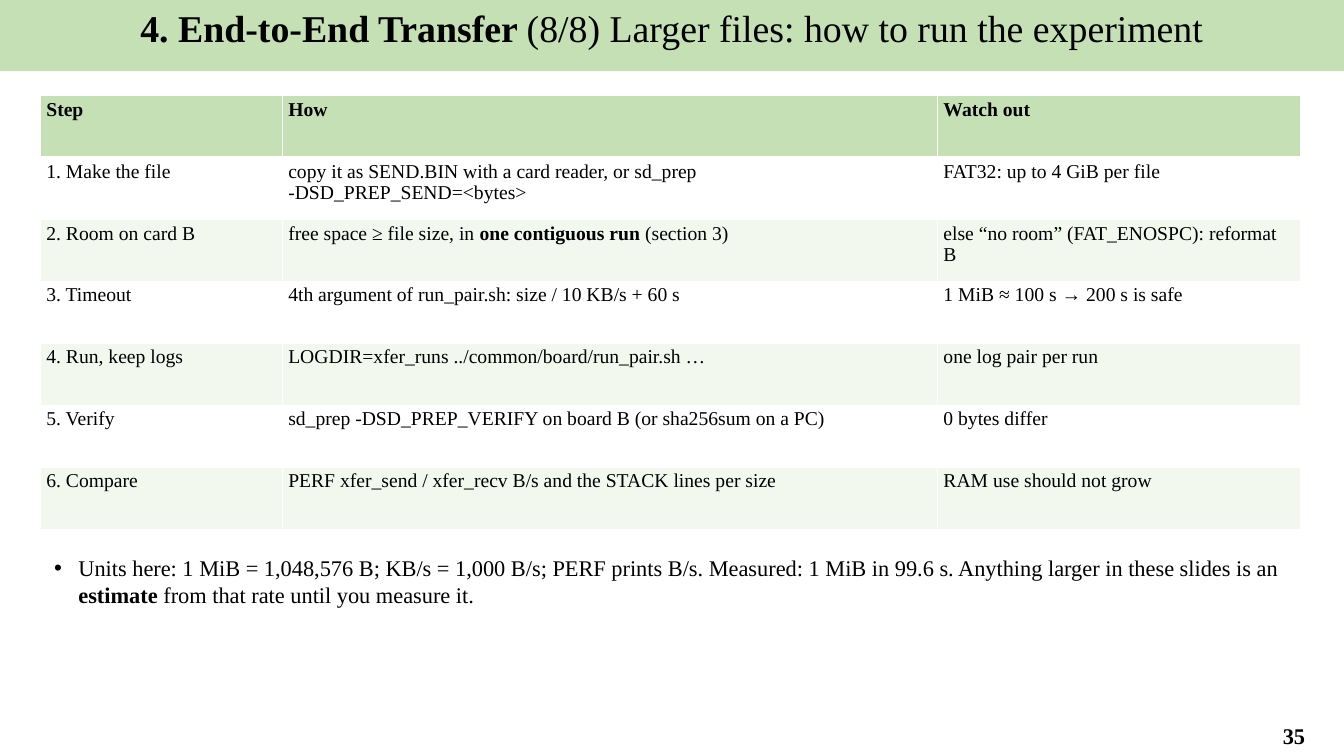
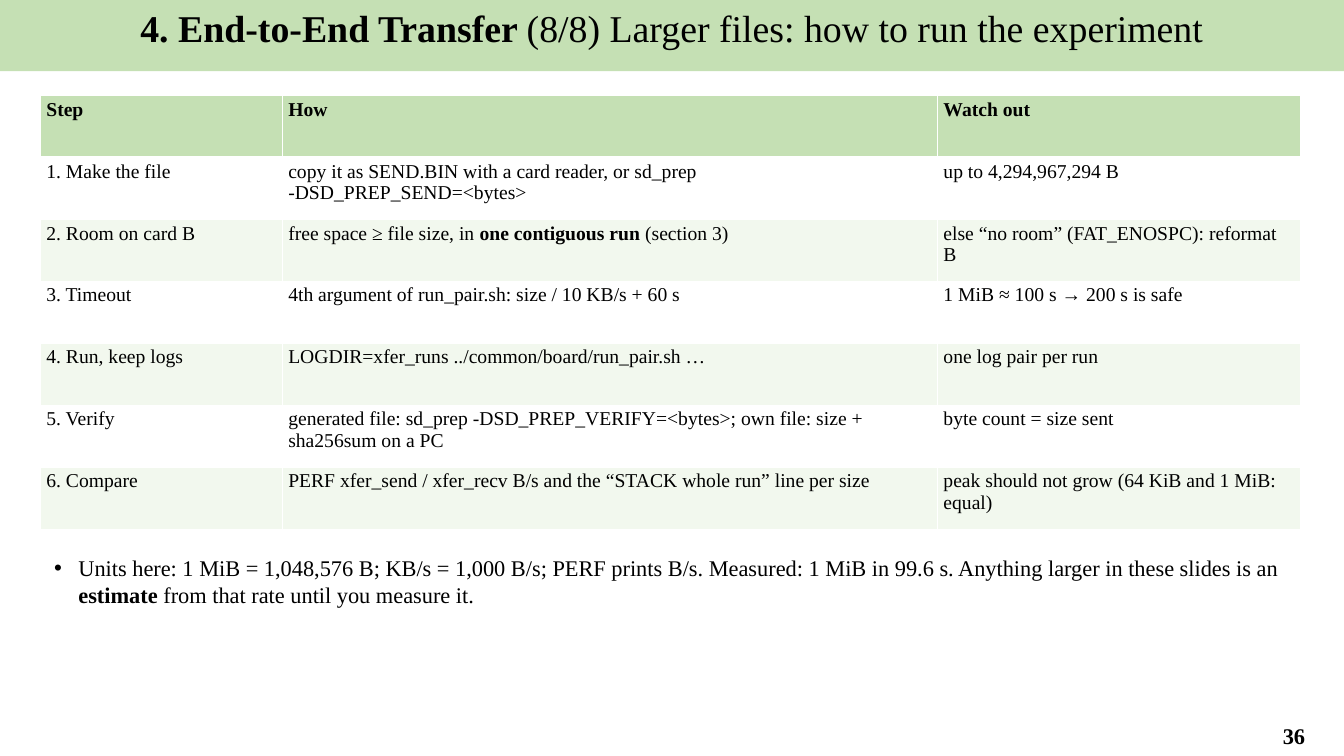
Before and after one commit to Khaiduy/chipyard-edhoc, a slide deck: slide 36 of fpga/sw/export/docs/slides/05_Secure_file_transfer_and_results.pptx (slide 35 before the commit). Drawn at 1344x756 pixels with LibreOffice and Linux fonts; fonts in the diff are those of the drawing. Boxes give left, top, right and bottom in pixels: in the first picture for what was removed or moved away, otherwise in the second. Text is boxed around its words. In the diff, an @@ line names an element or a change of style, - is before the commit and + after.

Commit message:
fix: length-checked SD verify, whole-run stack line; slide review fixes

```diff
--- a/fpga/sw/export/docs/slides/05_Secure_file_transfer_and_results.pptx
+++ b/fpga/sw/export/docs/slides/05_Secure_file_transfer_and_results.pptx
@@ table at box(40, 96, 1301, 529) @@
-row 2, column 3: FAT32: up to 4 GiB per file
+row 2, column 3: up to 4,294,967,294 B
-row 6, column 2: sd_prep -DSD_PREP_VERIFY on board B (or sha256sum on a PC)
+row 6, column 2: generated file: sd_prep -DSD_PREP_VERIFY=<bytes>; own file: size + sha256sum on a PC
-row 6, column 3: 0 bytes differ
+row 6, column 3: byte count = size sent
-row 7, column 2: PERF xfer_send / xfer_recv B/s and the STACK lines per size
+row 7, column 2: PERF xfer_send / xfer_recv B/s and the “STACK whole run” line per size
-row 7, column 3: RAM use should not grow
+row 7, column 3: peak should not grow (64 KiB and 1 MiB: equal)
@@ page number at box(1283, 729, 1305, 745): text changed @@
-35
+36
```
Also in this commit, not shown: 18 other slides changed, 1 slide added, 13 other files.
